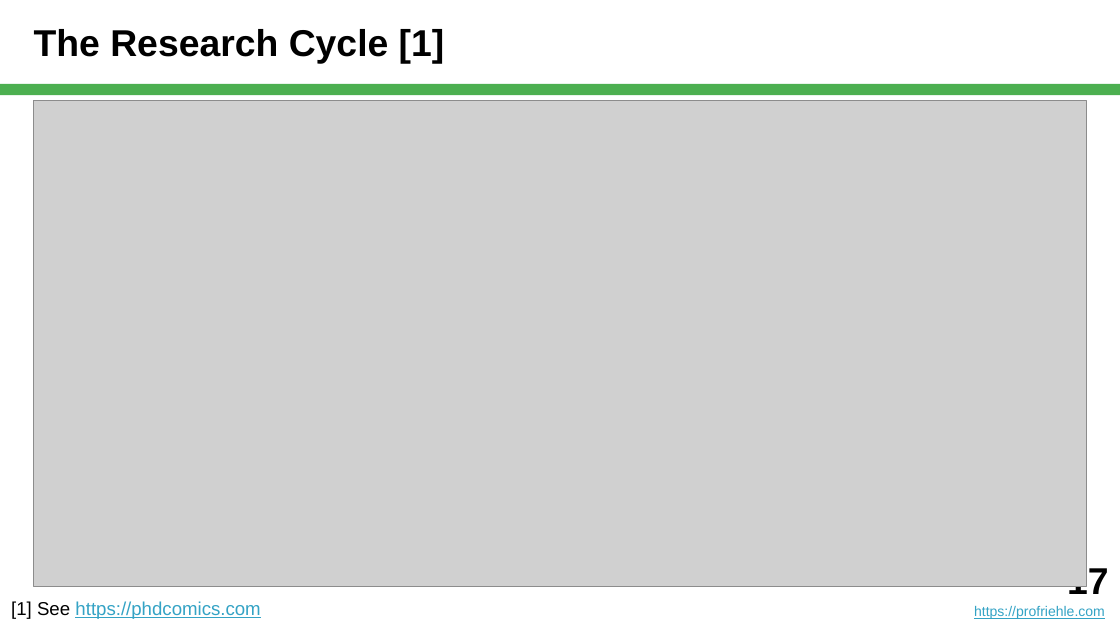
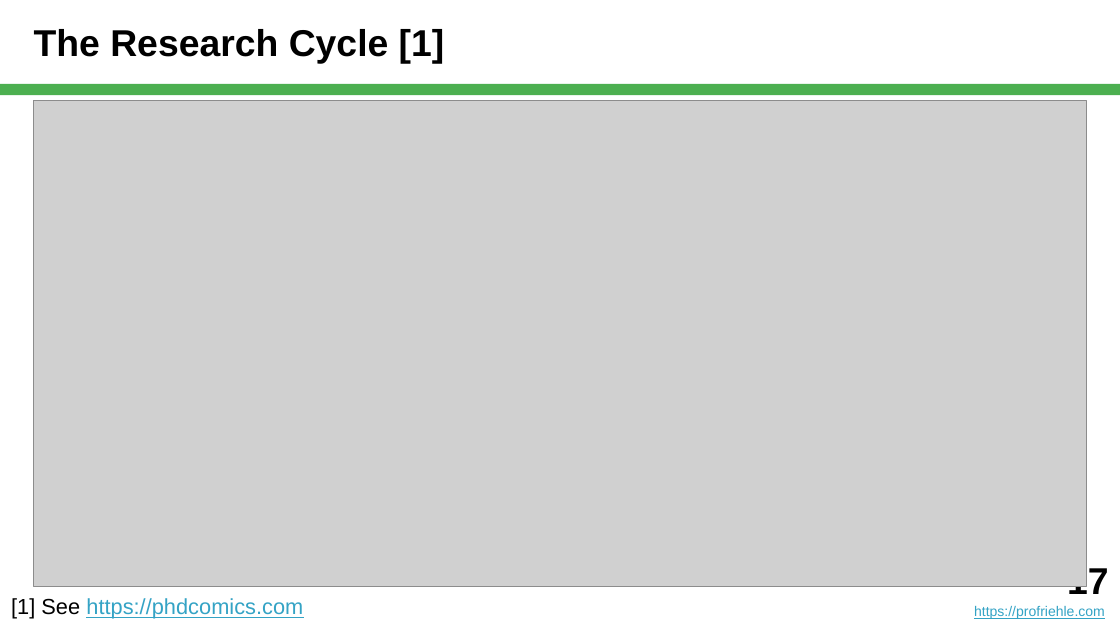
Before and after one commit to dirkriehle/nyt-course, a slide deck: slide 17 of Lecture slides/NYT A02 - How to Summarize.pptx. Drawn at 1120x630 pixels with LibreOffice and Linux fonts; fonts in the diff are those of the drawing; grey boxes stand for pictures. Boxes give left, top, right and bottom in pixels: in the first picture for what was removed or moved away, otherwise in the second. Text is boxed around its words. In the diff, an @@ line names an element or a change of style, - is before the commit and + after.

```diff
--- a/Lecture slides/NYT A02 - How to Summarize.pptx
+++ b/Lecture slides/NYT A02 - How to Summarize.pptx
@@ text "[1] See https://phdcomics.com" at (11, 598, 303, 619): size 12 to 14 pt @@
```
Also in this commit, not shown: 1 other slide changed, 29 other files.
